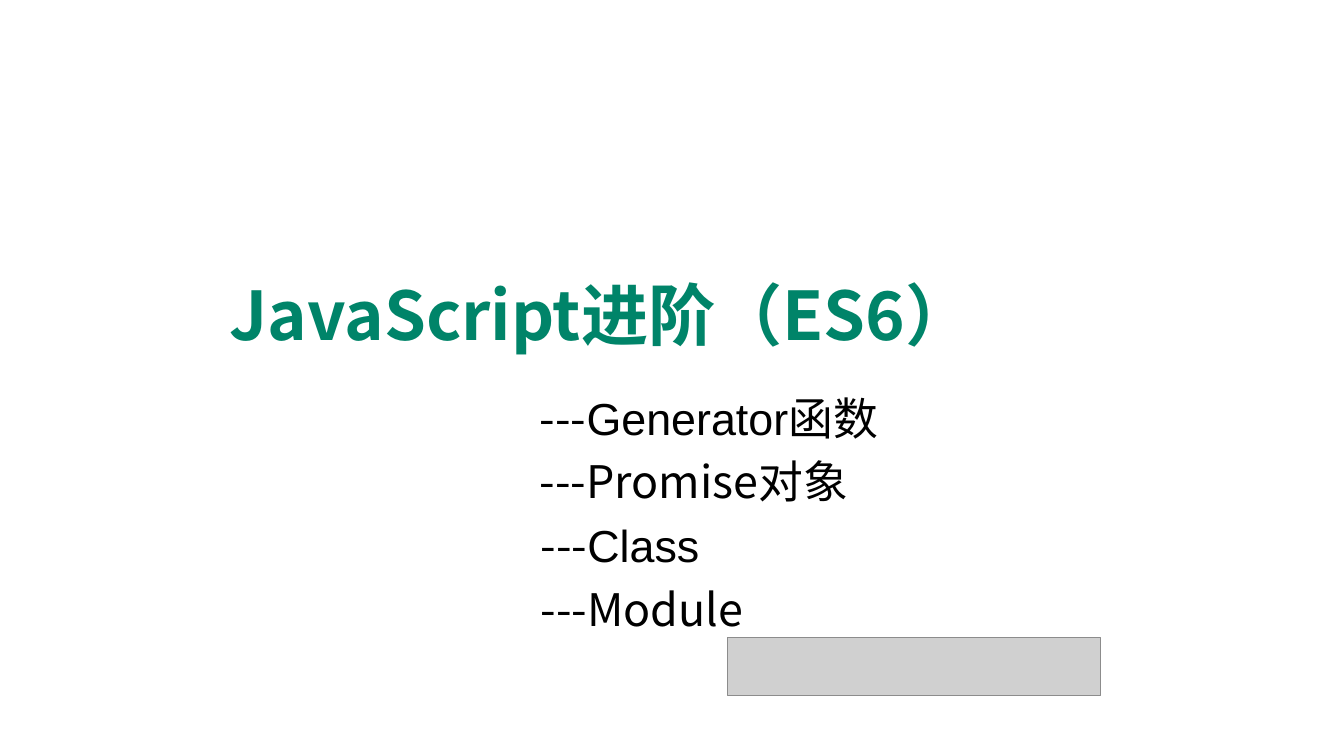
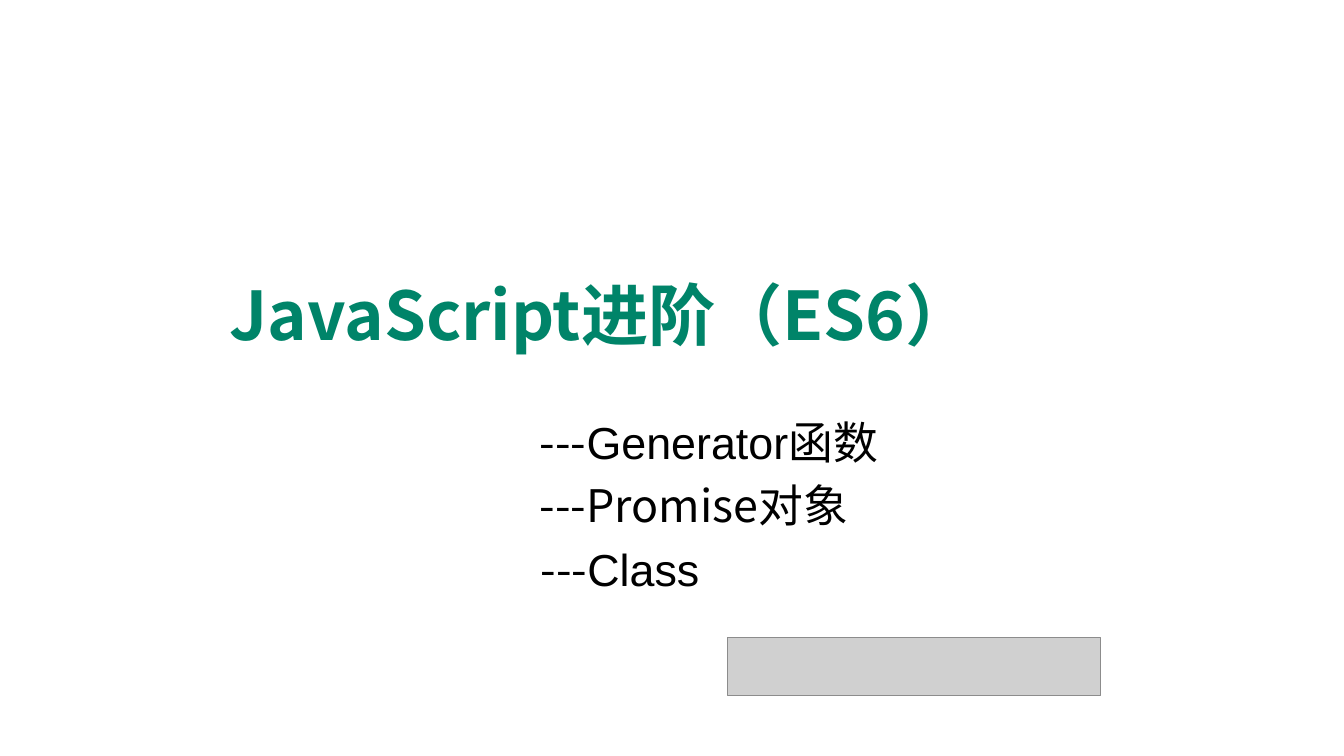
Before and after one commit to edu2act/course-javascript-advanced, a slide deck: slide 1 of 课程PPT/15.ECMAScript 6 三.pptx. Drawn at 1344x756 pixels with LibreOffice and Linux fonts; fonts in the diff are those of the drawing; grey boxes stand for pictures; background and template pictures are left out. Boxes give left, top, right and bottom in pixels: in the first picture for what was removed or moved away, otherwise in the second. Text is boxed around its words. In the diff, an @@ line names an element or a change of style, - is before the commit and + after.

```diff
--- a/课程PPT/15.ECMAScript 6 三.pptx
+++ b/课程PPT/15.ECMAScript 6 三.pptx
@@ 3 texts: place and size @@
-3 texts at bbox=[540, 397, 878, 563]
+3 texts at bbox=[540, 421, 878, 587]
@@ text removed at bbox=[541, 590, 744, 638] @@
----Module
```
Also in this commit, not shown: 5 other files.
